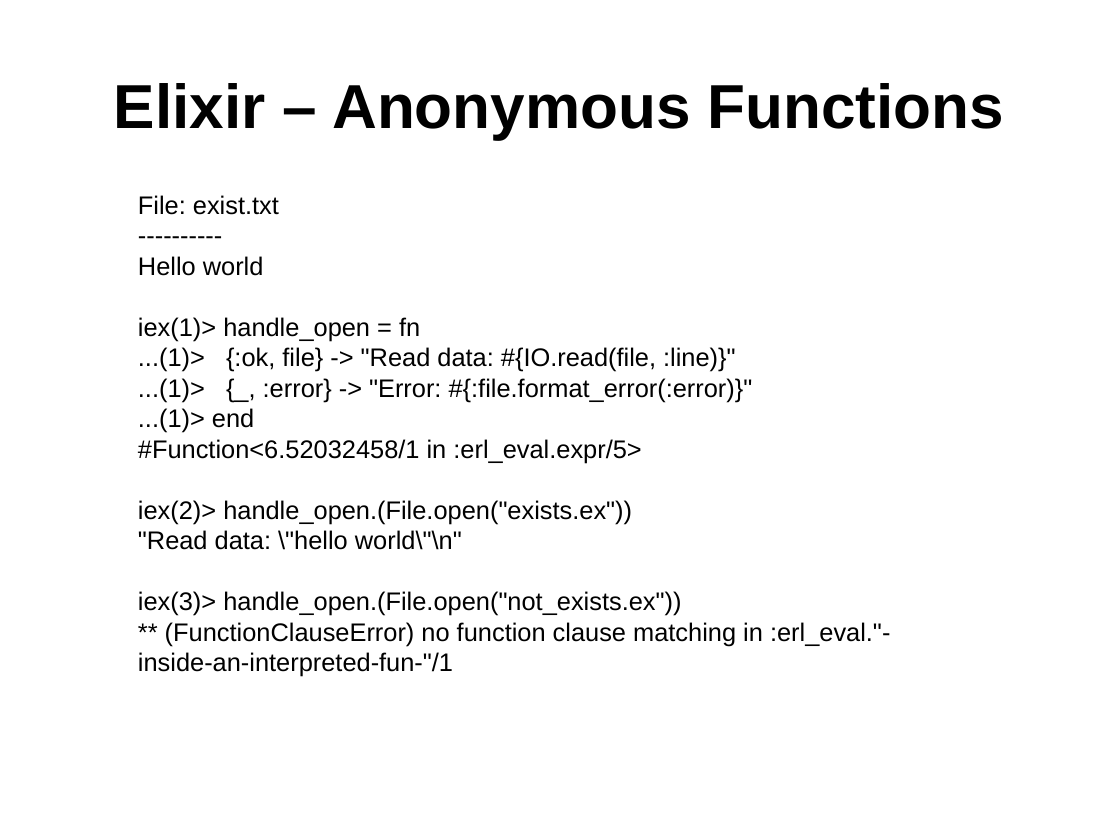
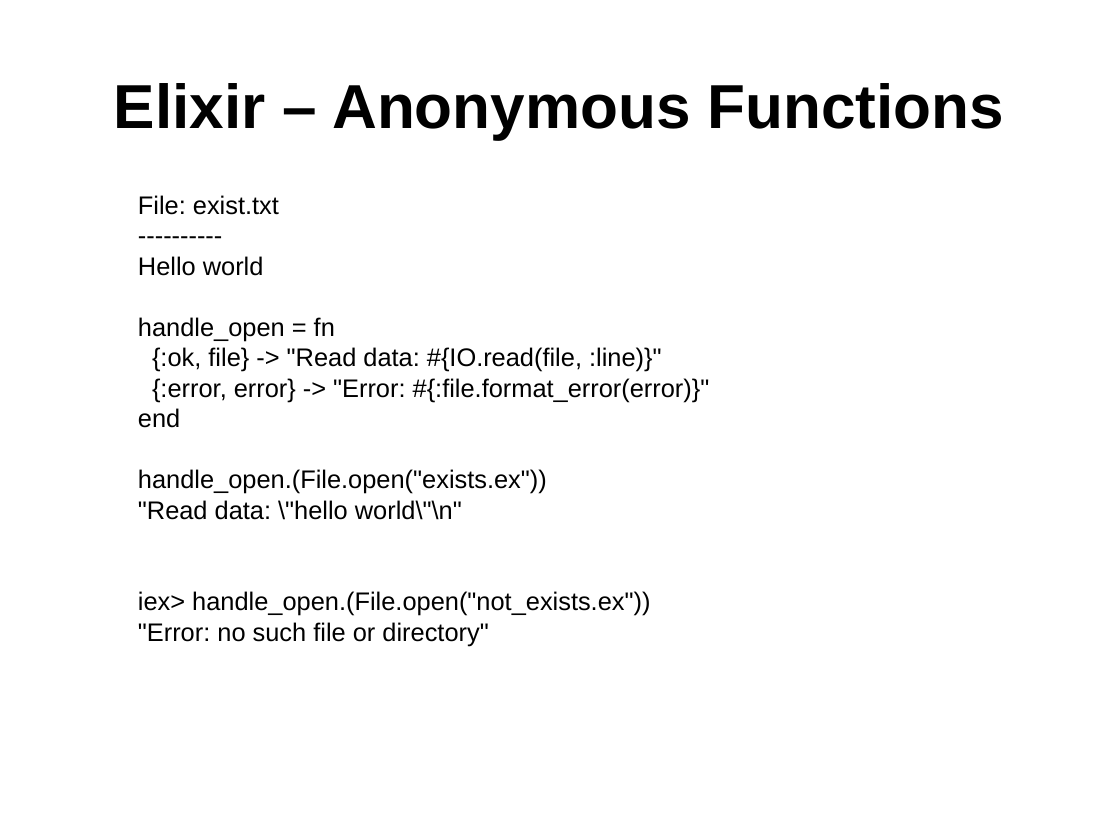
Before and after one commit to ramortegui/talks, a slide deck: slide 12 of elixir-basics.odp. Drawn at 1120x840 pixels with LibreOffice and Linux fonts; fonts in the diff are those of the drawing. Boxes give left, top, right and bottom in pixels: in the first picture for what was removed or moved away, otherwise in the second. Text is boxed around its words. In the diff, an @@ line names an element or a change of style, - is before the commit and + after.

```diff
--- a/elixir-basics.odp
+++ b/elixir-basics.odp
@@ text at [138, 317, 710, 494]: text changed @@
-iex(1)> handle_open = fn
-...(1)> {:ok, file} -> "Read data: #{IO.read(file, :line)}"
-...(1)> {_, :error} -> "Error: #{:file.format_error(:error)}"
-...(1)> end
-#Function<6.52032458/1 in :erl_eval.expr/5>
-iex(2)> handle_open.(File.open("exists.ex"))
+handle_open = fn
+{:ok, file} -> "Read data: #{IO.read(file, :line)}"
+{:error, error} -> "Error: #{:file.format_error(error)}"
+end
+handle_open.(File.open("exists.ex"))
@@ text at [138, 591, 650, 646]: text changed @@
-iex(3)> handle_open.(File.open("not_exists.ex"))
-** (FunctionClauseError) no function clause matching in :erl_eval."-inside-an-interpreted-fun-"/1
+iex> handle_open.(File.open("not_exists.ex"))
+"Error: no such file or directory"
```
Also in this commit, not shown: 7 other slides changed.
